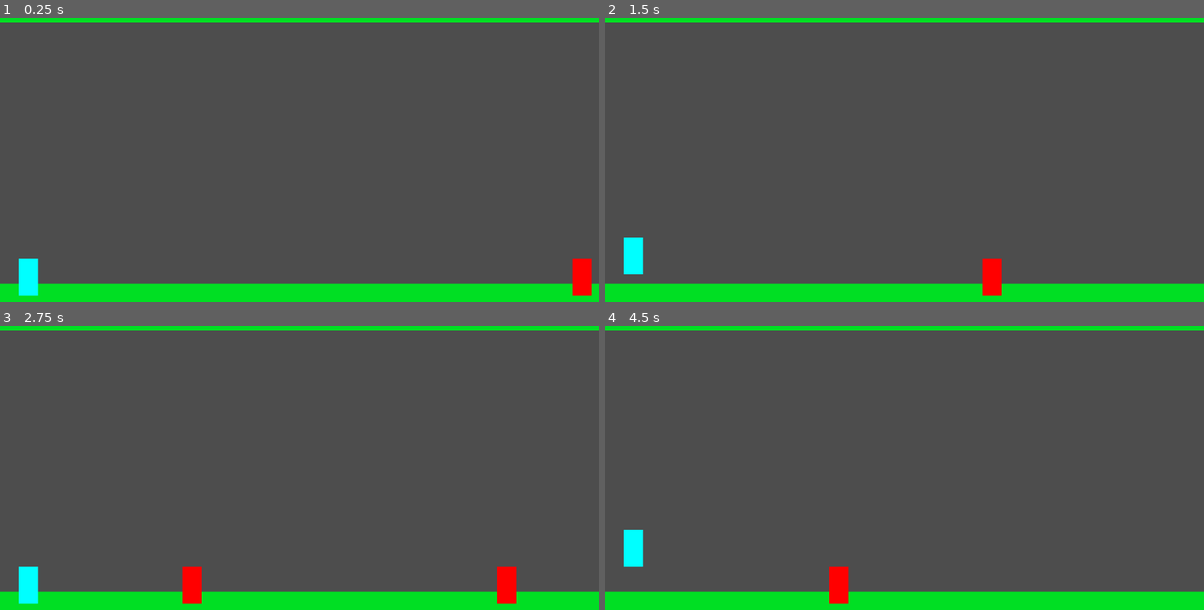
Above: before the commit, frames 1-4 (two rows, left to right).
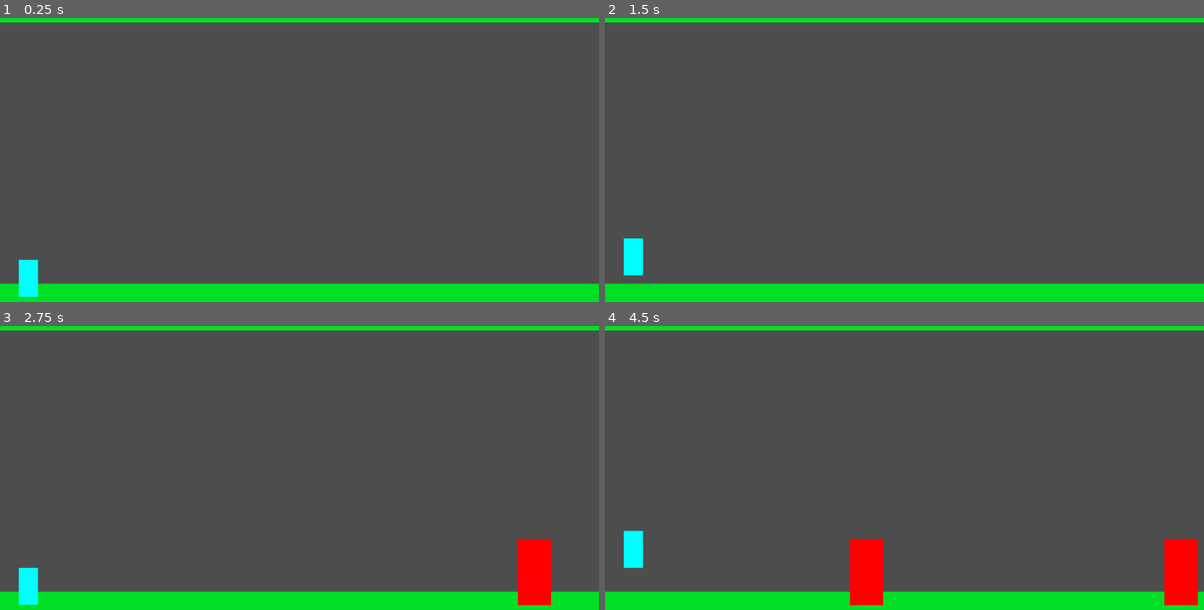
Above: after the commit, the same moments.

Repository: LuccasRMedeiros/InfiniteRunnerGodot
Game: Godot game, scene res://scenes/root.tscn
The game is run twice, just before and just after one commit, with the same random seed, the same clock (stepped at 60 frames per second) and the same inputs.
Inputs:
- Up to frame 1 (0.25 s): no input
- Up to frame 2 (1.5 s): tap Space (ui_select) at 0.77 s
- Up to frame 3 (2.75 s): tap Space (ui_select) at 1.52 s
- Up to frame 4 (4.5 s): tap Space (ui_select) at 3.02, 3.77 s

The runs differ from the first frame. In frame 1, 0.5% of the frame differs, in the area x 3-99%, y 84-99%; in frame 2, 0.5%; in frame 3, 2.2%; in frame 4, 3.1%, in the area x 3-99%, y 71-99%.

Commit message:
Recreated enemies with Area2D node type

Diff:
--- /dev/null
+++ b/actors/BasicEnemy.gd
@@ -0,0 +1,19 @@
+extends Area2D
+
+@export var mov_speed: float
+
+# Called when the node enters the scene tree for the first time.
+func _ready():
+	pass
+
+
+# Called every frame. 'delta' is the elapsed time since the previous frame.
+func _process(delta):
+	position.x -= mov_speed * delta
+
+	if position.x <= -100:
+		queue_free()
+
+
+func _on_area_entered(area):
+	print("Collision detected")
--- a/actors/BasicEnemy.tscn
+++ b/actors/BasicEnemy.tscn
@@ -1,14 +1,17 @@
-[gd_scene load_steps=2 format=3 uid="uid://icb1vkpk6skw"]
+[gd_scene load_steps=3 format=3 uid="uid://pc1pkakhtjhr"]
 
-[ext_resource type="PackedScene" uid="uid://cvdv8ujujwdxb" path="res://actors/MovingObjectBase.tscn" id="1_aq0s6"]
+[ext_resource type="Script" path="res://actors/BasicEnemy.gd" id="1_7ssgm"]
 
-[node name="MovingObjectBase" instance=ExtResource("1_aq0s6")]
+[sub_resource type="RectangleShape2D" id="RectangleShape2D_o61cf"]
+size = Vector2(72, 136)
 
-[node name="Polygon2D" type="Polygon2D" parent="." index="0"]
-position = Vector2(-28.2, 67.5)
+[node name="BasicEnemy" type="Area2D"]
+script = ExtResource("1_7ssgm")
+
+[node name="Polygon2D" type="Polygon2D" parent="."]
 color = Color(1, 0, 0, 1)
-polygon = PackedVector2Array(76, 483, 76, 412, 113, 412, 113, 483)
+polygon = PackedVector2Array(0, 0, 0, 128, 64, 128, 64, 0)
 
-[node name="CollisionPolygon2D" type="CollisionPolygon2D" parent="." index="1"]
-position = Vector2(7.80005, 396.5)
-polygon = PackedVector2Array(31, 79, 31, 154, 77, 154, 77, 115.445, 77, 79)
+[node name="CollisionShape2D" type="CollisionShape2D" parent="."]
+position = Vector2(28, 60)
+shape = SubResource("RectangleShape2D_o61cf")
--- a/actors/MovingObjectBase.gd
+++ /dev/null
@@ -1,14 +0,0 @@
-extends CharacterBody2D
-
-const SPEED = 300.0
-
-func _physics_process(delta):
-
-	velocity.x = SPEED * -1
-
-	move_and_slide()
-
-	if position.x < -10:
-		queue_free()
-
-	print("position.x = ", position.x)
--- a/actors/MovingObjectBase.tscn
+++ /dev/null
@@ -1,6 +0,0 @@
-[gd_scene load_steps=2 format=3 uid="uid://cvdv8ujujwdxb"]
-
-[ext_resource type="Script" path="res://actors/MovingObjectBase.gd" id="1_vl4jl"]
-
-[node name="MovingObjectBase" type="CharacterBody2D"]
-script = ExtResource("1_vl4jl")
--- a/scenes/enemy_spawner.gd
+++ b/scenes/enemy_spawner.gd
@@ -1,21 +1,23 @@
 extends Node2D
 
-var spawn_enemy = true
+const ENEMY_SPAWN_CHANCE = 1.0 / 2.0
+var ENEMY_SPAWN_TRIGGER: float
 
 func _ready():
-	pass
+	# Grants that ENEMY_SPAWN_TRIGGER is always initialized to 0
+	ENEMY_SPAWN_TRIGGER = 0.0
 
 # Called every frame. 'delta' is the elapsed time since the previous frame.
 func _process(delta):
 
-	if spawn_enemy:
-		spawn_enemy = false
-		await get_tree().create_timer(2.0, true, false, false).timeout
+	ENEMY_SPAWN_TRIGGER += ENEMY_SPAWN_CHANCE * delta
 
-		print("Should spawn enemy now")
+	if ENEMY_SPAWN_TRIGGER >= 1.0:
+		ENEMY_SPAWN_TRIGGER = 0.0
 
 		var enemy = preload("res://actors/BasicEnemy.tscn").instantiate()
-		enemy.position.x = 1128
-		enemy.position.y = 16
+		enemy.position.x = 1216
+		enemy.position.y = 440
+		enemy.mov_speed = 300.0
 
 		add_child(enemy)
--- a/scenes/root.tscn
+++ b/scenes/root.tscn
@@ -1,7 +1,6 @@
-[gd_scene load_steps=5 format=3 uid="uid://dtg70jk4qkify"]
+[gd_scene load_steps=4 format=3 uid="uid://dtg70jk4qkify"]
 
 [ext_resource type="Script" path="res://scenes/enemy_spawner.gd" id="1_8ivwv"]
-[ext_resource type="PackedScene" uid="uid://icb1vkpk6skw" path="res://actors/BasicEnemy.tscn" id="1_ayies"]
 [ext_resource type="PackedScene" uid="uid://vk16t3j3pf1" path="res://actors/Player.tscn" id="2_hs00m"]
 
 [sub_resource type="RectangleShape2D" id="RectangleShape2D_w317v"]
@@ -19,7 +18,7 @@
 polygon = PackedVector2Array(-1, 339, 333, 339, 333, 439, 167, 439, -1, 439)
 
 [node name="FloorColisionShape" type="CollisionShape2D" parent="Floor"]
-position = Vector2(571, 606)
+position = Vector2(576, 608)
 scale = Vector2(14.04, 4.08)
 shape = SubResource("RectangleShape2D_w317v")
 
@@ -37,8 +36,5 @@
 scale = Vector2(14.04, 4.08)
 shape = SubResource("RectangleShape2D_w317v")
 
-[node name="BasicEnemy" parent="." instance=ExtResource("1_ayies")]
-position = Vector2(1128, 16)
-
 [node name="CharacterBody2D" parent="." instance=ExtResource("2_hs00m")]
 position = Vector2(56, 528)
--- a/scripts/Enemy.gd
+++ /dev/null
@@ -1,9 +0,0 @@
-extends CharacterBody2D
-
-const SPEED = 300.0
-
-func _physics_process(delta):
-
-	velocity.x = SPEED  * -1;
-
-	move_and_slide()
